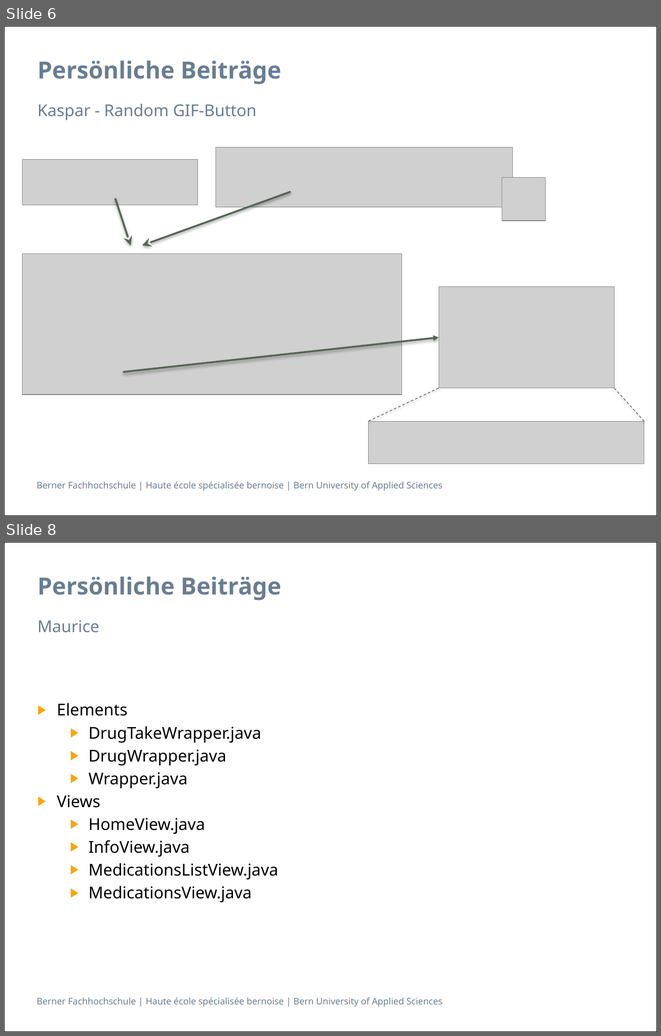
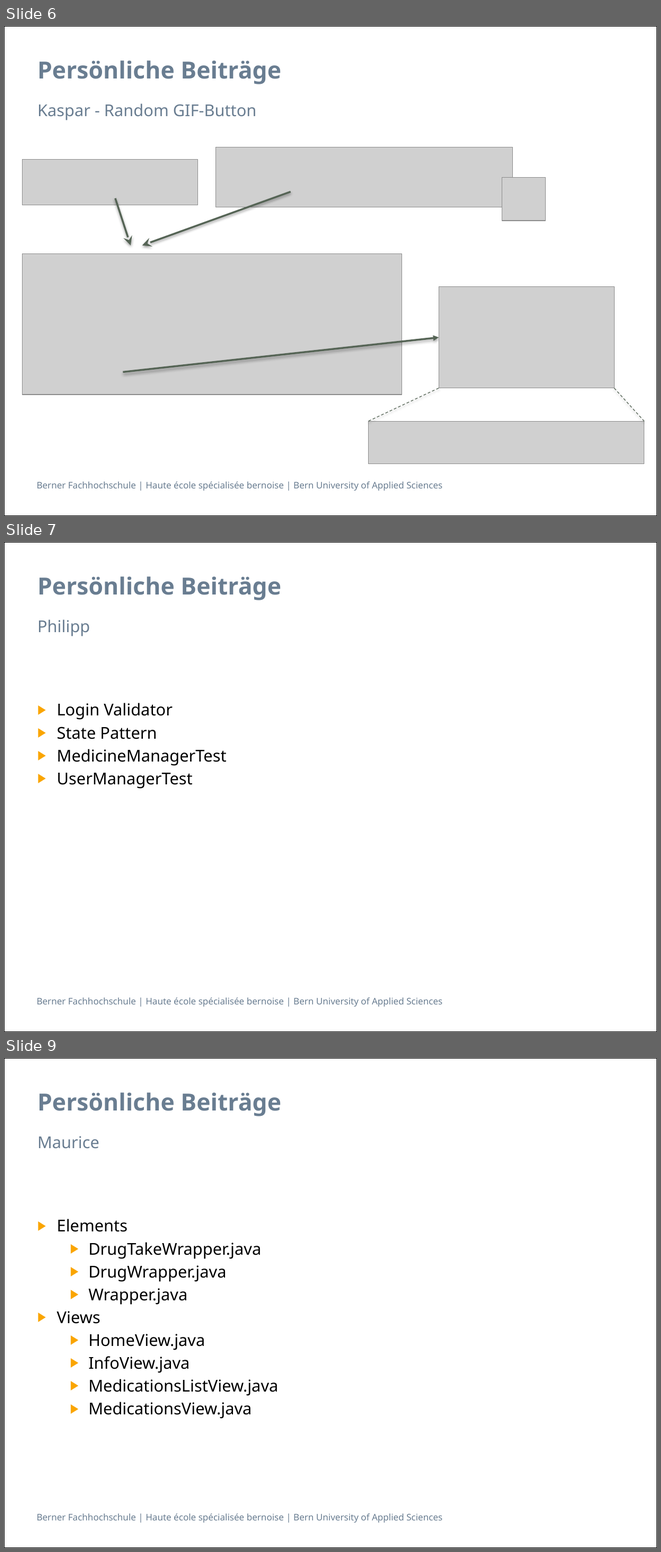
Before and after one commit to zyssm4/ch.bfh.btx8081.w2015.red, a slide deck: doc/Task14/task14_presentation Schlurp.pptx. Shown one above the other, each under a label of ours: slides 6 and 8 before the commit, slides 6, 7 and 9 after it; the slides between them are not shown. The pictures are 661x1036 and 661x1552 pixels, drawn with LibreOffice and Linux fonts; fonts in the diff are those of the drawing; grey boxes stand for pictures; background and template pictures are left out. Boxes give left, top, right and bottom in pixels: in the first picture for what was removed or moved away, otherwise in the second. Text is boxed around its words. In the diff, an @@ line names an element or a change of style, - is before the commit and + after.

```diff
--- a/doc/Task14/task14_presentation Schlurp.pptx
+++ b/doc/Task14/task14_presentation Schlurp.pptx
@@ slide 7 added at (4,542,657,1032), background #FFFFFF; not listed: 2 template elements that a slide beside it also shows @@
@@ title added at (37,576,281,600), 26 pt, text #697D91, bold @@
+Persönliche Beiträge
@@ text added at (37,619,90,636), 18 pt, text #697D91 @@
+Philipp
@@ text added at (57,703,227,788), 18 pt, text #000000 @@
+▶ Login Validator
+▶ State Pattern
+▶ MedicineManagerTest
+▶ UserManagerTest
@@ what was slide 8 is now slide 9 @@
```
Also in this commit, not shown: 1 slide changed.
